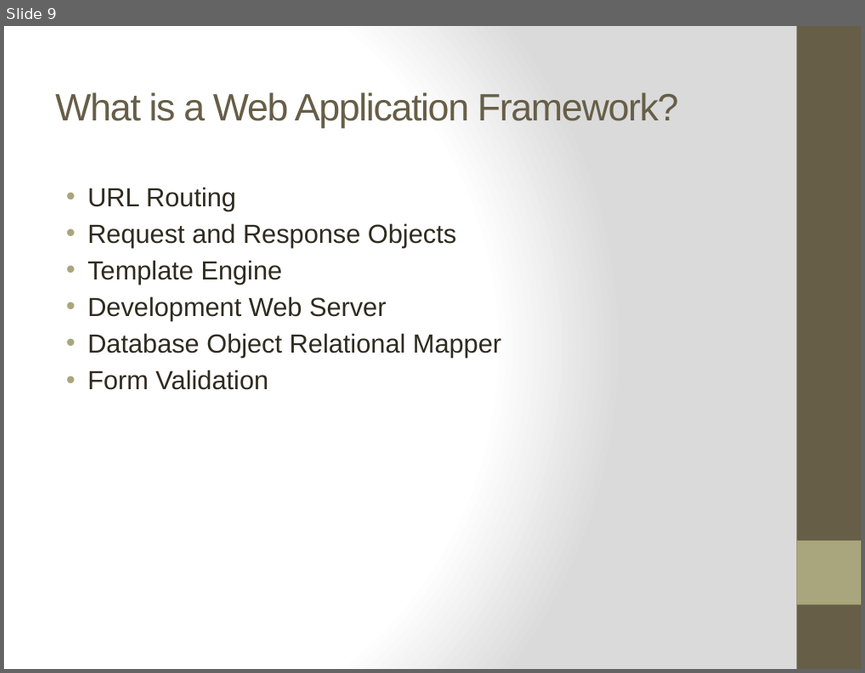
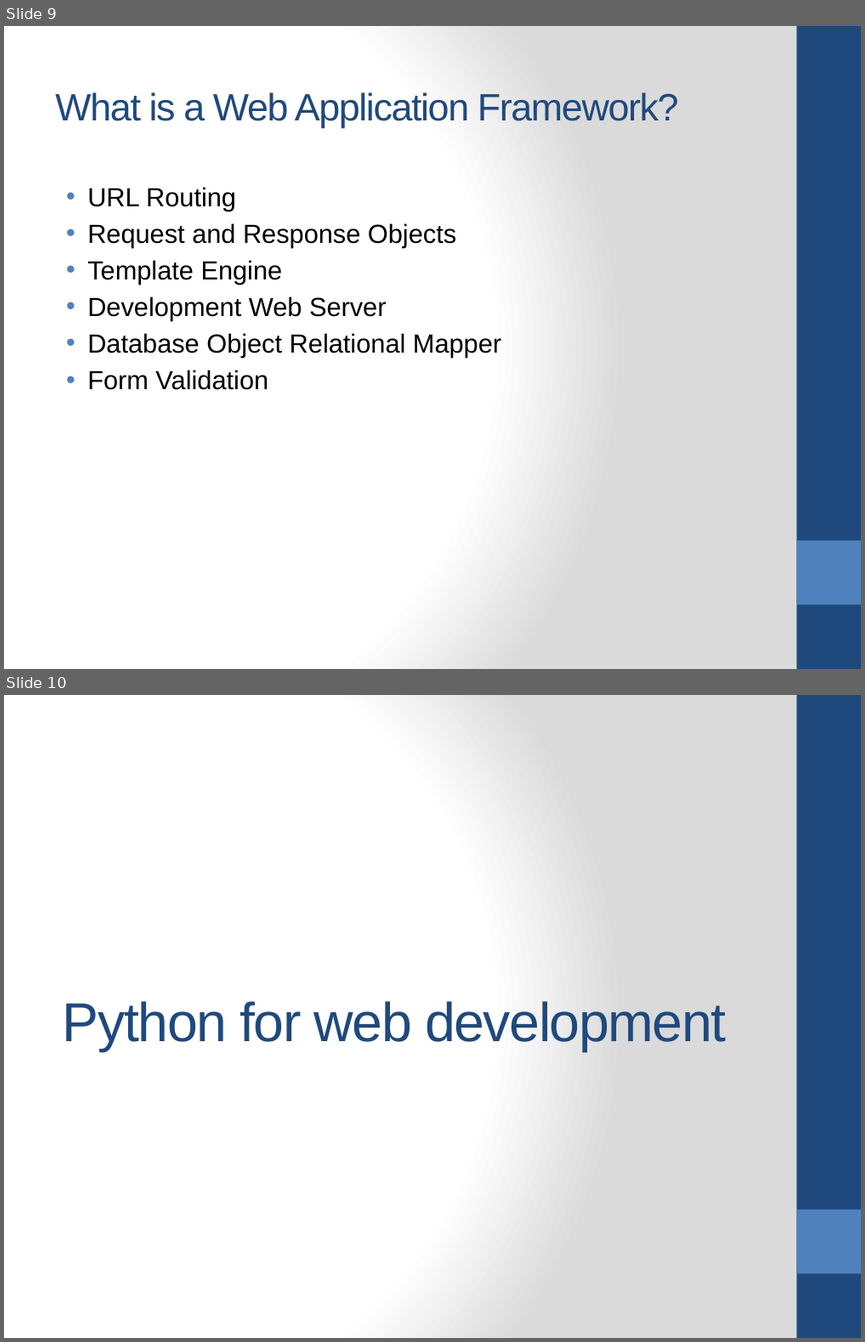
Before and after one commit to itmard/zconf_flask_intro, a slide deck: slide/zconf.pptx. Shown one above the other, each under a label of ours: slide 9 before the commit, slides 9 and 10 after it. The pictures are 865x673 and 865x1342 pixels, drawn with LibreOffice and Linux fonts; fonts in the diff are those of the drawing. Boxes give left, top, right and bottom in pixels: in the first picture for what was removed or moved away, otherwise in the second. Text is boxed around its words. In the diff, an @@ line names an element or a change of style, - is before the commit and + after.

```diff
--- a/slide/zconf.pptx
+++ b/slide/zconf.pptx
@@ slide 10 added at [4, 695, 861, 1338], background gradient #FFFFFF to #DADADA; not listed: 2 template elements that a slide beside it also shows @@
@@ title added at [63, 1001, 726, 1052], 46 pt, text #1F497D @@
+Python for web development
@@ slide 9 changed as well @@
@@ rectangle at [796, 26, 861, 669]: fill #675E47 to #1F497D @@
@@ title "What is a Web Application ..." at [55, 92, 679, 128]: text colour #675E47 to #1F497D @@
@@ text "URL Routing" at [87, 187, 501, 390]: text colour #2F2B20 to #000000; bullet colour #A9A57C to #4F81BD @@
@@ rectangle at [796, 540, 861, 604]: fill #A9A57C to #4F81BD @@
```
Also in this commit, not shown: 34 other slides changed, 2 other slides added, 2 slides removed, 1 other file.
